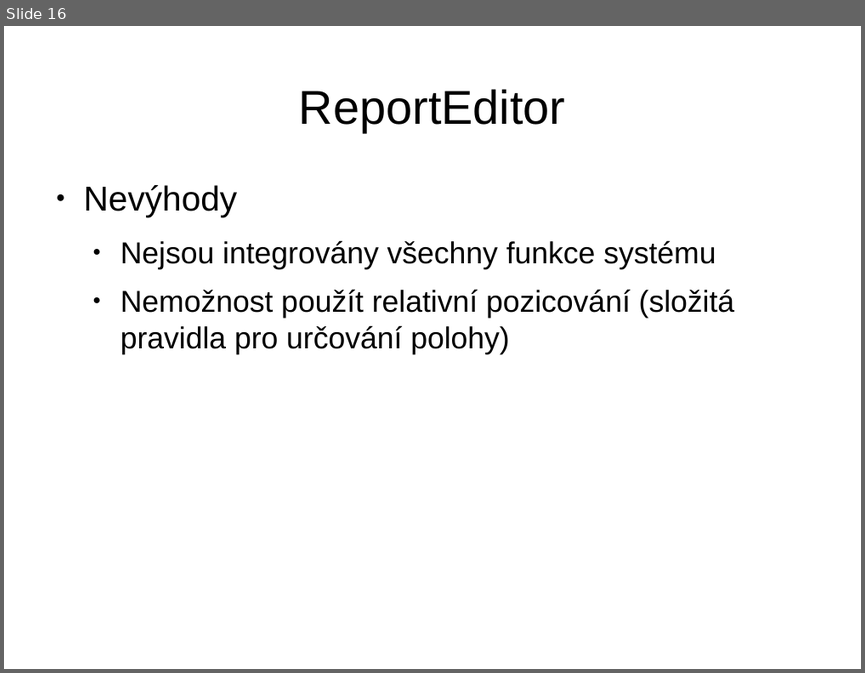
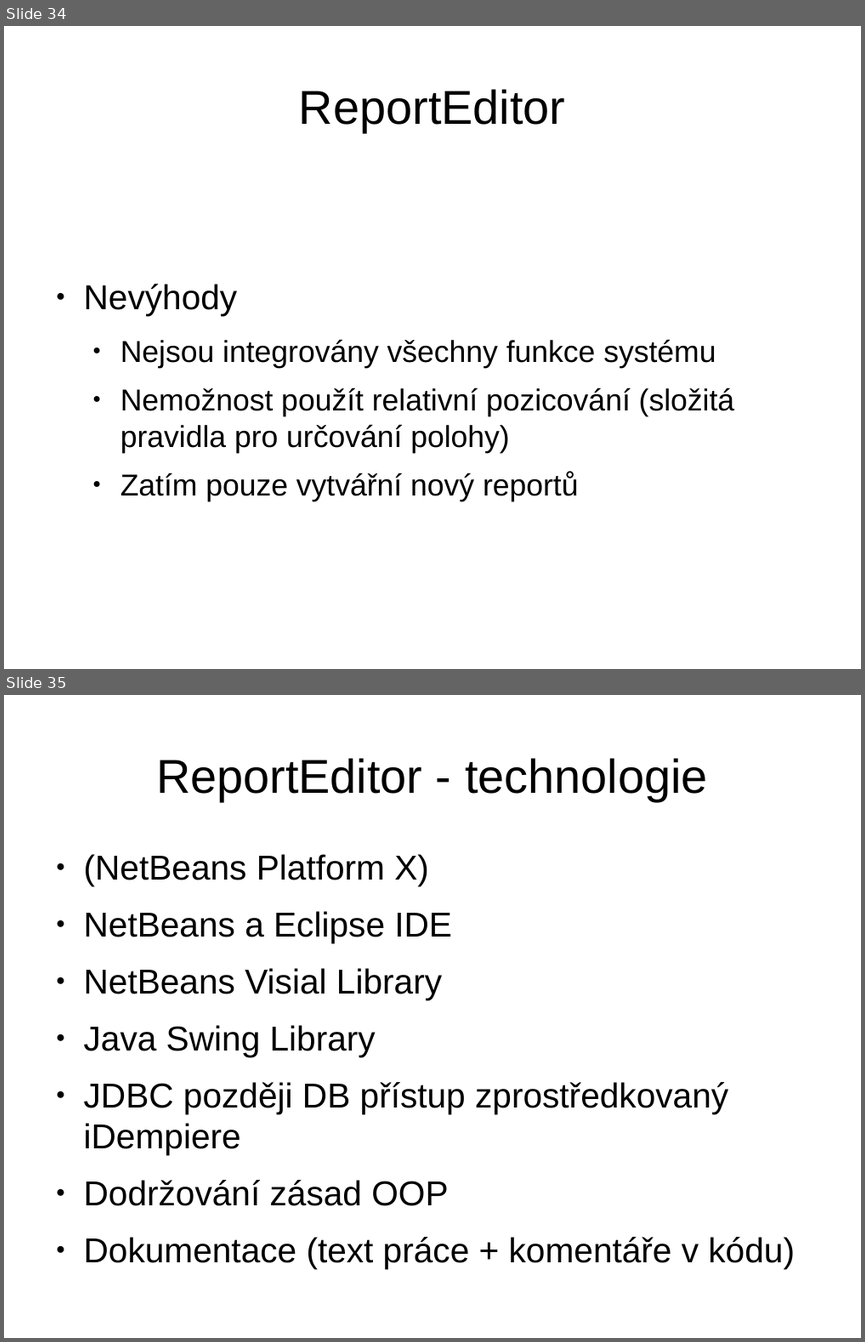
Before and after one commit to martin-vavrusak/mgr_statnice, a slide deck: !prezentace/vavrusak_WYSIVYG.odp. Shown one above the other, each under a label of ours: slide 16 before the commit, slides 34 and 35 after it. The pictures are 865x673 and 865x1342 pixels, drawn with LibreOffice and Linux fonts; fonts in the diff are those of the drawing. Boxes give left, top, right and bottom in pixels: in the first picture for what was removed or moved away, otherwise in the second. Text is boxed around its words. In the diff, an @@ line names an element or a change of style, - is before the commit and + after.

```diff
--- a/!prezentace/vavrusak_WYSIVYG.odp
+++ b/!prezentace/vavrusak_WYSIVYG.odp
@@ slide 35 added at (4,695,861,1338), background #FFFFFF @@
@@ title added at (156,758,708,801), 44 pt, text #000000 @@
+ReportEditor - technologie
@@ text added at (84,854,794,1269), 32 pt, text #000000 @@
+● (NetBeans Platform X)
+● NetBeans a Eclipse IDE
+● NetBeans Visial Library
+● Java Swing Library
+● JDBC později DB přístup zprostředkovaný iDempiere
+● Dodržování zásad OOP
+● Dokumentace (text práce + komentáře v kódu)
@@ what was slide 16 is now slide 34 @@
@@ slide 34 changed as well @@
@@ text "Nevýhody" at (84,284,734,501): vertical alignment top to middle @@
@@ text at (120,471,579,501): paragraph added @@
+  ● Zatím pouze vytvářní nový reportů
```
Also in this commit, not shown: 12 other slides changed, 20 other slides added, 29 other files.
